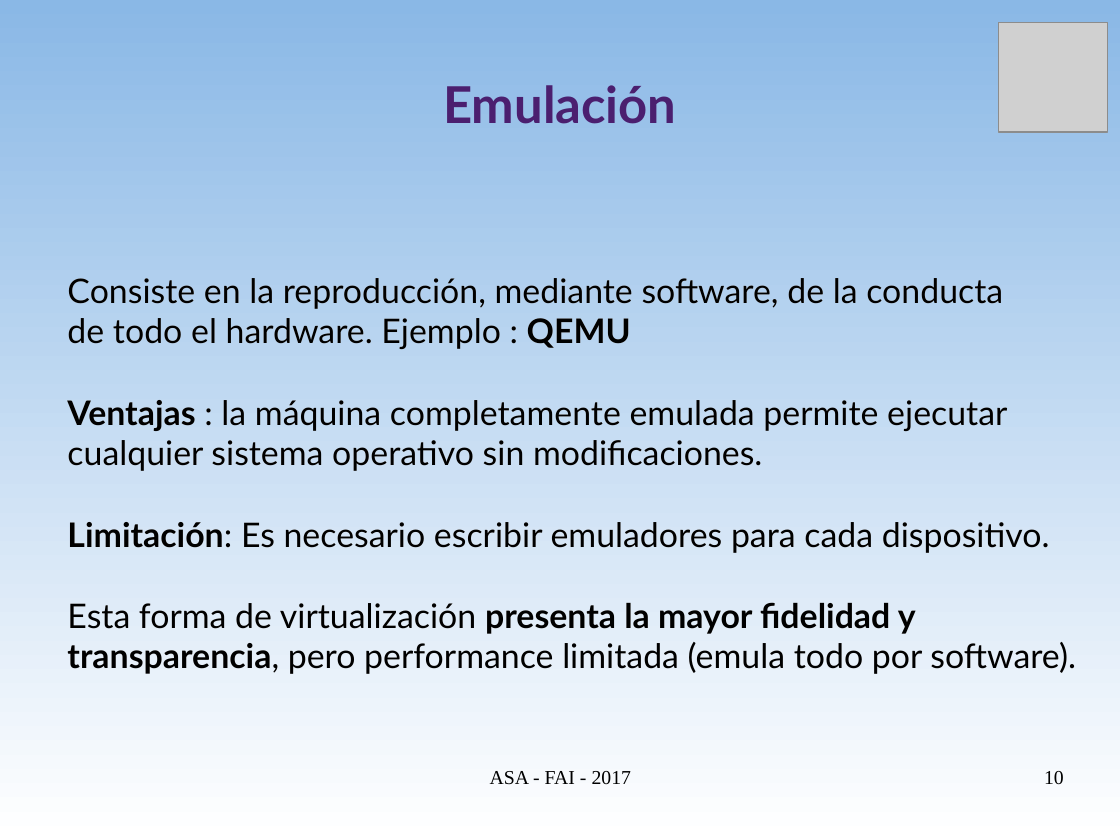
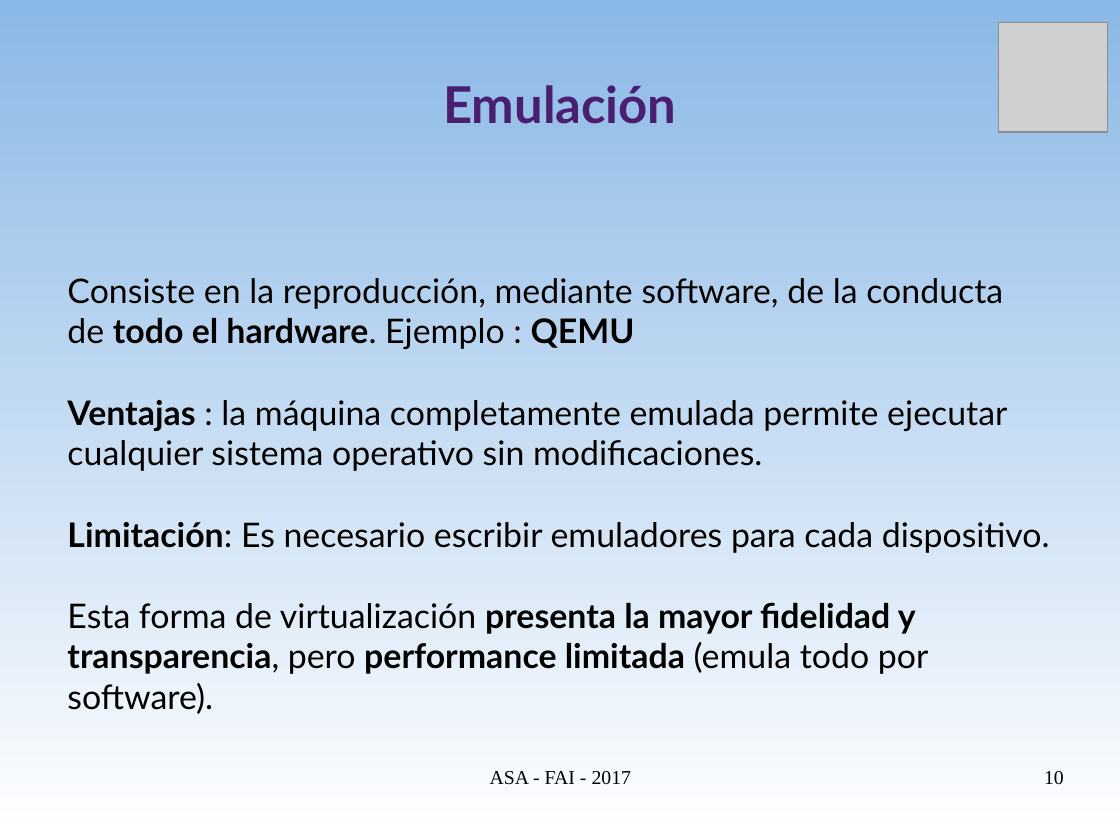
Before and after one commit to niniadcobre/asa, a slide deck: slide 10 of clases/ASA-virt.odp. Drawn at 1120x840 pixels with LibreOffice and Linux fonts; fonts in the diff are those of the drawing; grey boxes stand for pictures. Boxes give left, top, right and bottom in pixels: in the first picture for what was removed or moved away, otherwise in the second. Text is boxed around its words. In the diff, an @@ line names an element or a change of style, - is before the commit and + after.

```diff
--- a/clases/ASA-virt.odp
+++ b/clases/ASA-virt.odp
@@ text at bbox=[67, 317, 929, 714]: bold on in "todo el hardware.", "performance limitada" @@
```
Also in this commit, not shown: 11 other slides changed, 1 slide added, 16 slides removed, 1 other file.
